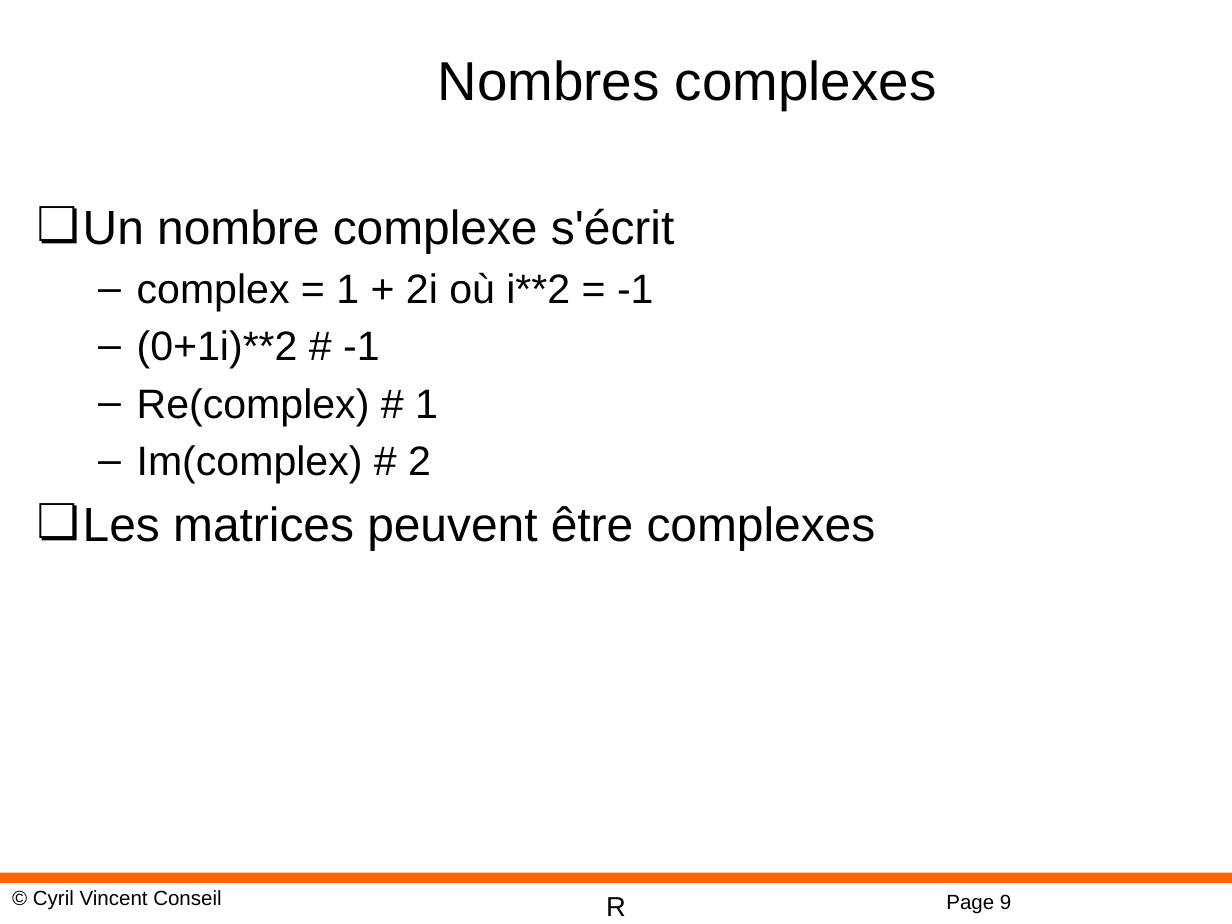
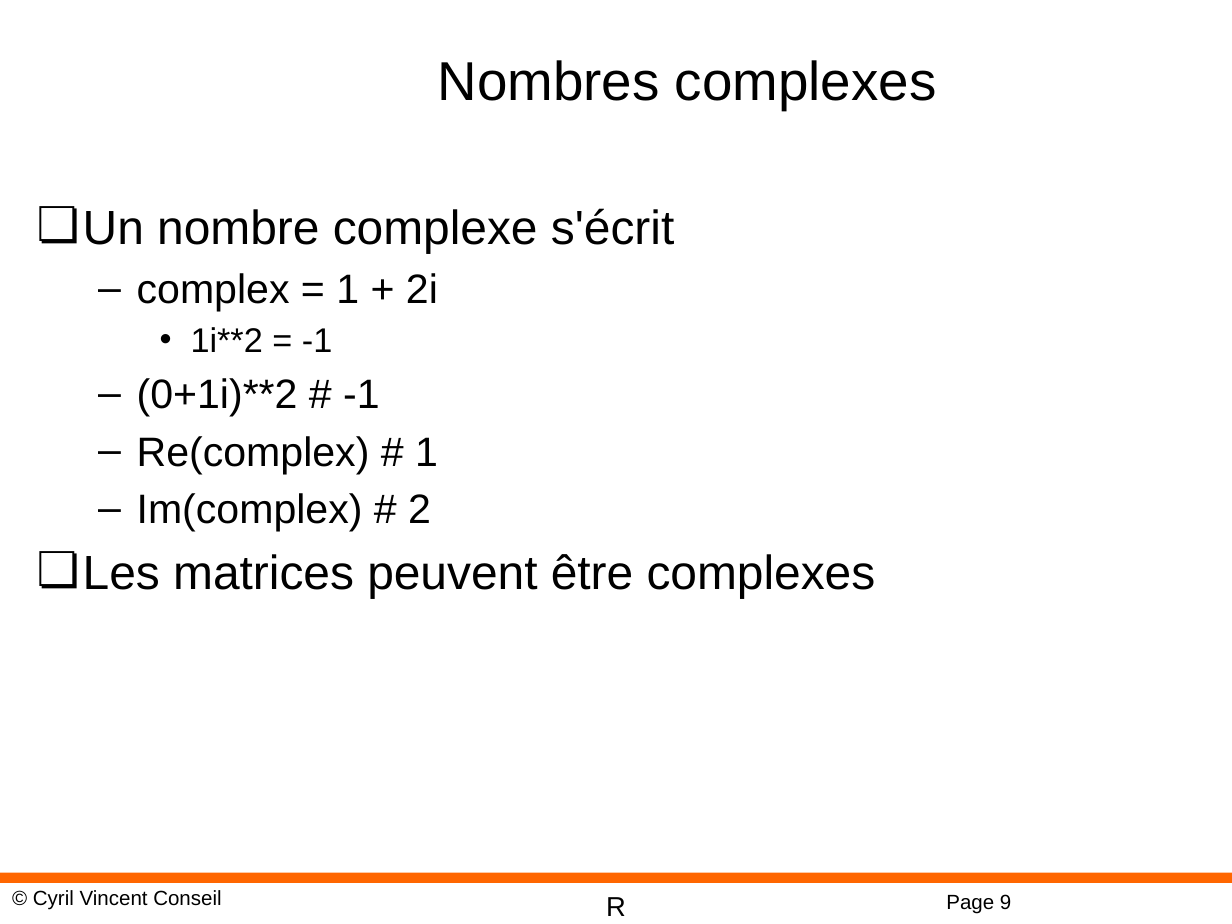
Before and after one commit to cyrilvincent/R, a slide deck: slide 9 of ppt/R-09-Matrix.pptx. Drawn at 1232x924 pixels with LibreOffice and Linux fonts; fonts in the diff are those of the drawing; background and template pictures are left out. Boxes give left, top, right and bottom in pixels: in the first picture for what was removed or moved away, otherwise in the second. Text is boxed around its words. In the diff, an @@ line names an element or a change of style, - is before the commit and + after.

```diff
--- a/ppt/R-09-Matrix.pptx
+++ b/ppt/R-09-Matrix.pptx
@@ text at [137, 273, 438, 352]: text changed @@
-  – complex = 1 + 2i où i**2 = -1
+  – complex = 1 + 2i
+    • 1i**2 = -1
```
Also in this commit, not shown: 8 other files.
